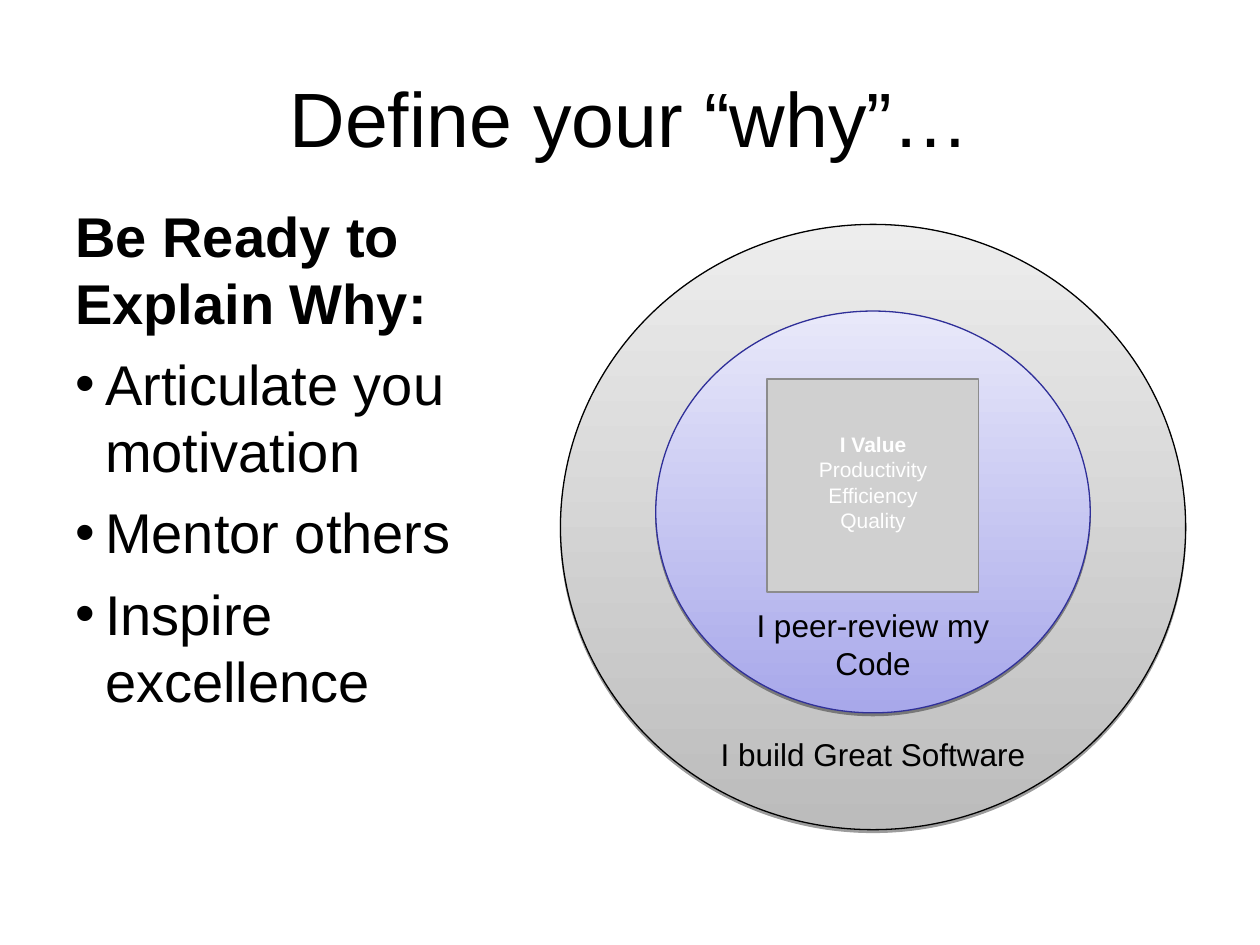
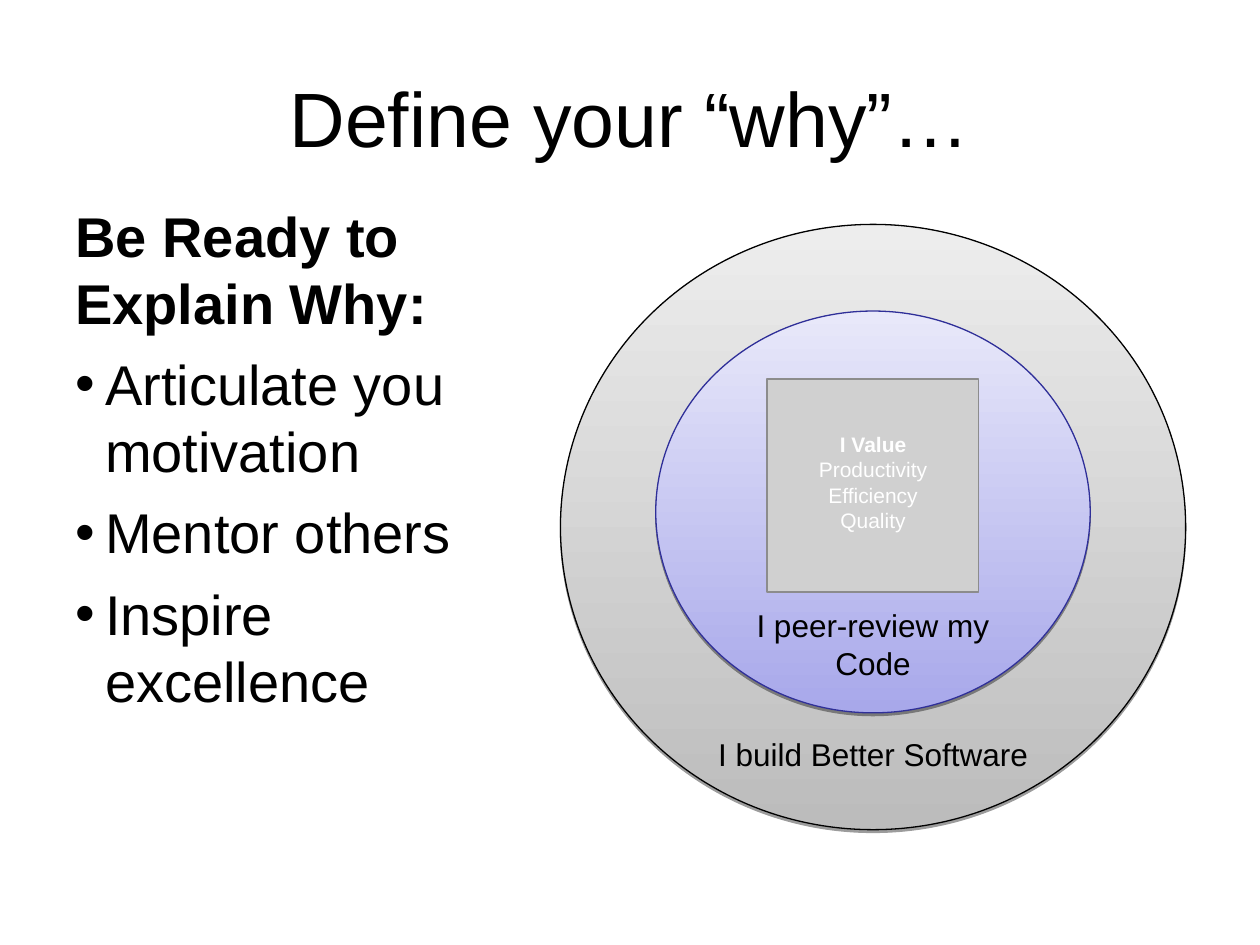
Before and after one commit to anibalvelarde/CodeSmells, a slide deck: slide 5 of DevelopingANoseForCodeSmells.ppt. Drawn at 1260x945 pixels with LibreOffice and Linux fonts; fonts in the diff are those of the drawing; grey boxes stand for pictures; background and template pictures are left out. Boxes give left, top, right and bottom in pixels: in the first picture for what was removed or moved away, otherwise in the second. Text is boxed around its words. In the diff, an @@ line names an element or a change of style, - is before the commit and + after.

```diff
--- a/DevelopingANoseForCodeSmells.ppt
+++ b/DevelopingANoseForCodeSmells.ppt
@@ text in ellipse at bbox=[718, 744, 1028, 767]: text changed @@
-I build Great Software
+I build Better Software
```
Also in this commit, not shown: 5 other slides changed, 1 slide added.
